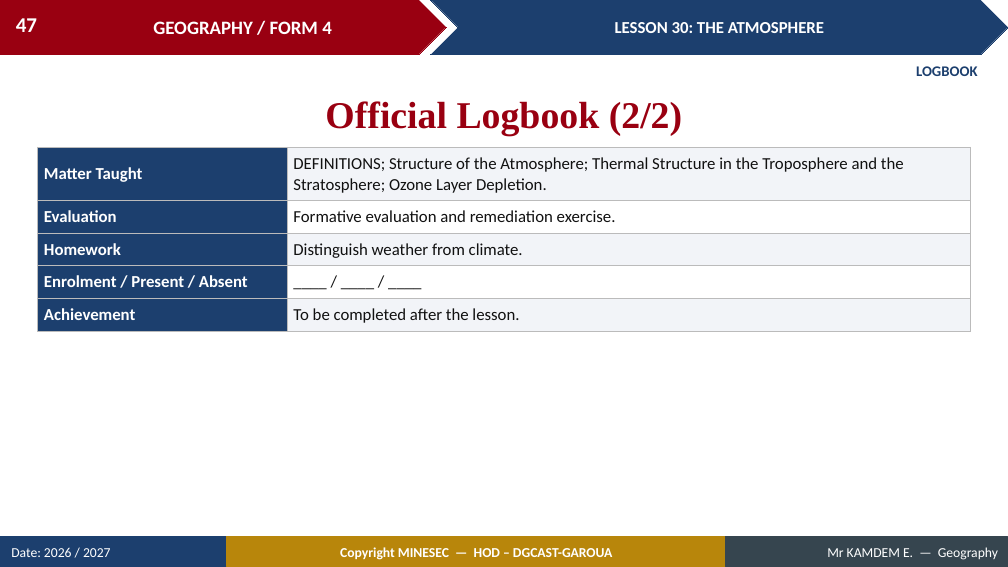
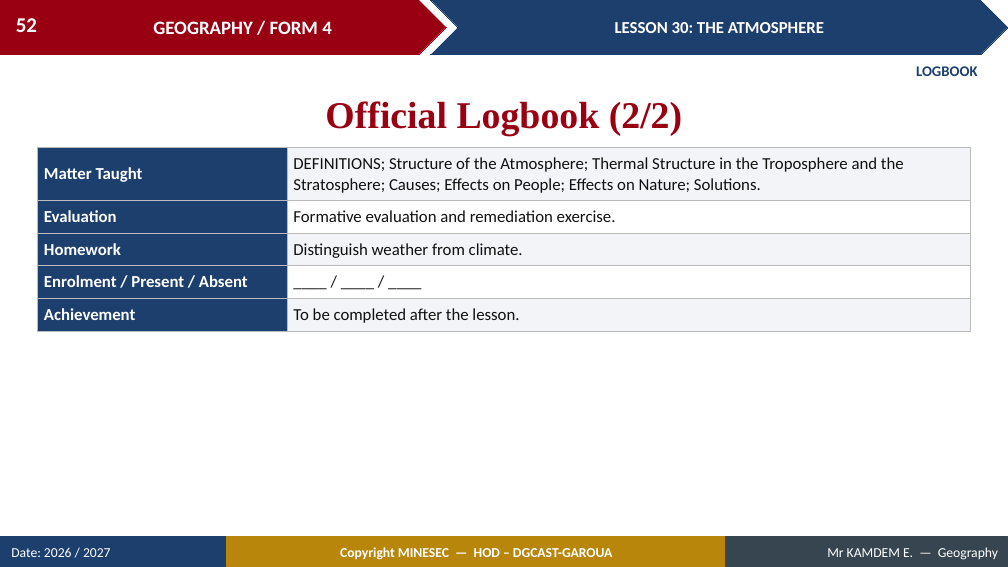
Before and after one commit to Berthautk/linea-github, a slide deck: slide 52 of lecons/F3/34_FORM4_LESSON30_The_Atmosphere.pptx (slide 47 before the commit). Drawn at 1008x567 pixels with LibreOffice and Linux fonts; fonts in the diff are those of the drawing. Boxes give left, top, right and bottom in pixels: in the first picture for what was removed or moved away, otherwise in the second. Text is boxed around its words. In the diff, an @@ line names an element or a change of style, - is before the commit and + after.

```diff
--- a/lecons/F3/34_FORM4_LESSON30_The_Atmosphere.pptx
+++ b/lecons/F3/34_FORM4_LESSON30_The_Atmosphere.pptx
@@ page number at (16,18,37,32): text changed @@
-47
+52
@@ table at (38,147,970,327) @@
-row 1, column 2: DEFINITIONS; Structure of the Atmosphere; Thermal Structure in the Troposphere and the Stratosphere; Ozone Layer Depletion.
+row 1, column 2: DEFINITIONS; Structure of the Atmosphere; Thermal Structure in the Troposphere and the Stratosphere; Causes; Effects on People; Effects on Nature; Solutions.
```
Also in this commit, not shown: 3 other slides changed, 5 slides added, 3 other files.
